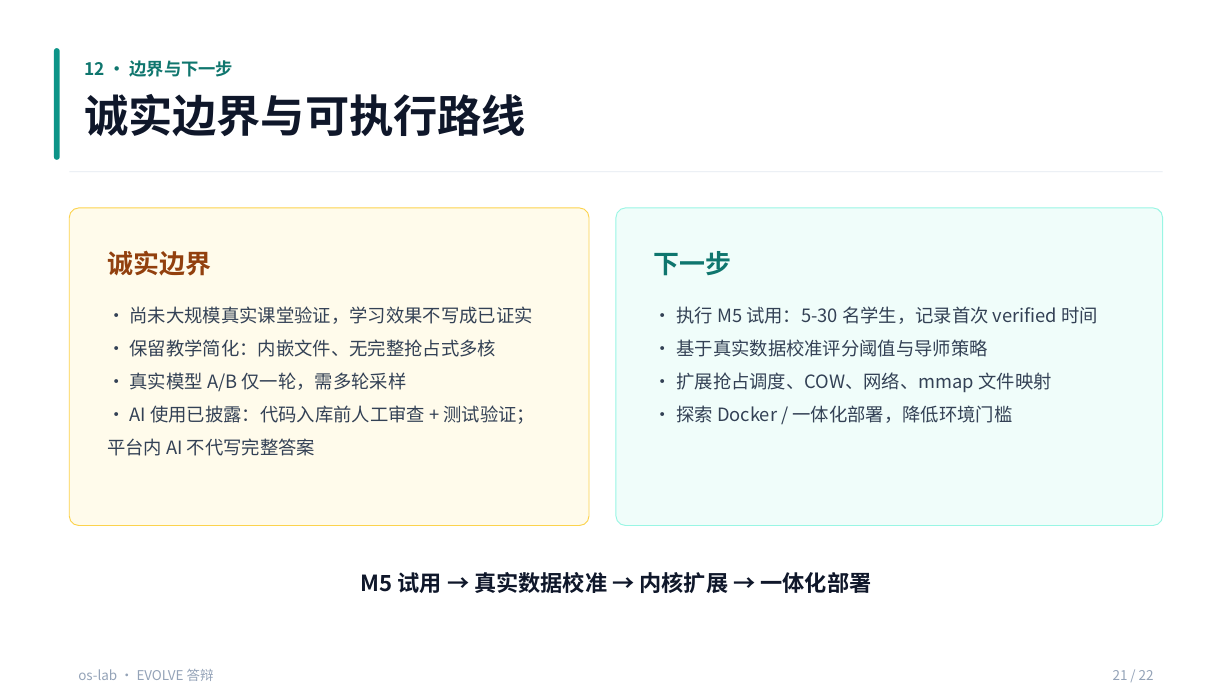
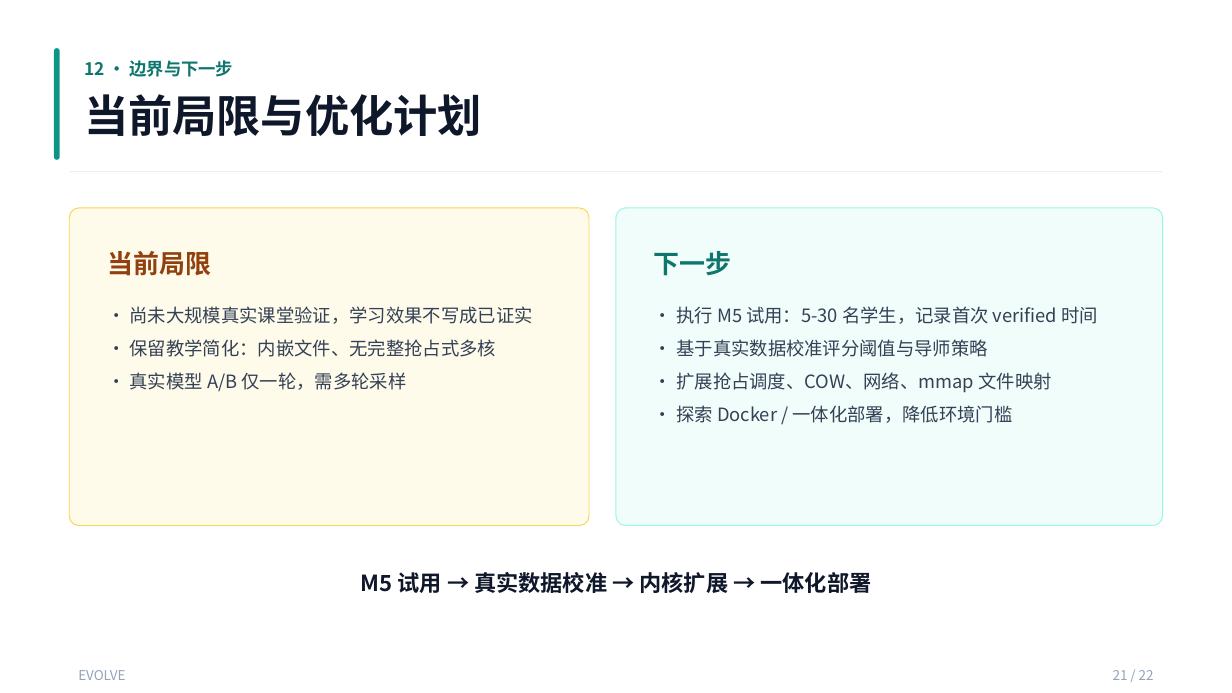
Before and after one commit to AM-SuSh/EVOLVE, a slide deck: slide 21 of 复赛PPT.pptx. Drawn at 1232x693 pixels with LibreOffice and Linux fonts; fonts in the diff are those of the drawing. Boxes give left, top, right and bottom in pixels: in the first picture for what was removed or moved away, otherwise in the second. Text is boxed around its words. In the diff, an @@ line names an element or a change of style, - is before the commit and + after.

```diff
--- a/复赛PPT.pptx
+++ b/复赛PPT.pptx
@@ text at (x1=84, y1=94, x2=482, y2=136): text changed @@
-诚实边界与可执行路线
+当前局限与优化计划
@@ text at (x1=107, y1=251, x2=211, y2=276): text changed @@
-诚实边界
+当前局限
@@ text at (x1=107, y1=405, x2=536, y2=456): paragraph removed @@
-• AI 使用已披露：代码入库前人工审查 + 测试验证；平台内 AI 不代写完整答案
@@ text at (x1=78, y1=670, x2=125, y2=680): text changed @@
-os-lab · EVOLVE 答辩
+EVOLVE
```
Also in this commit, not shown: 21 other slides changed, 22 other files.
